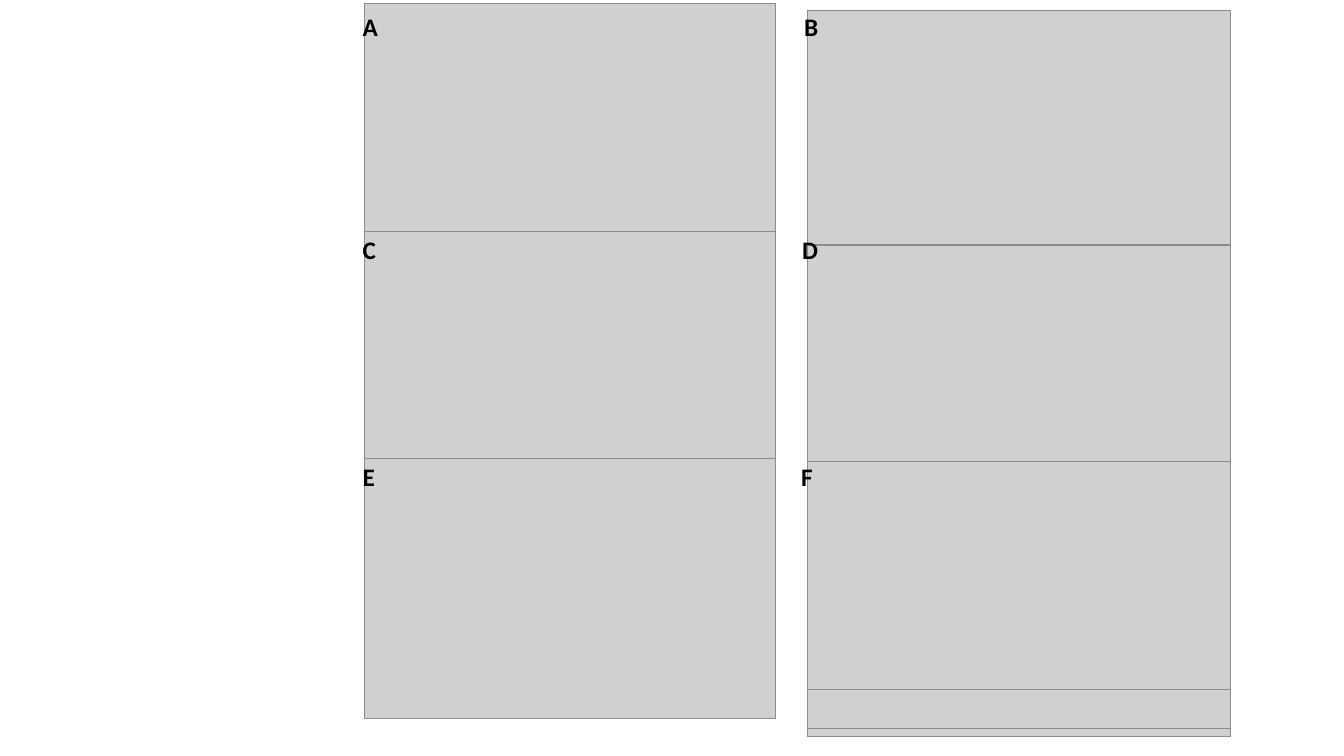
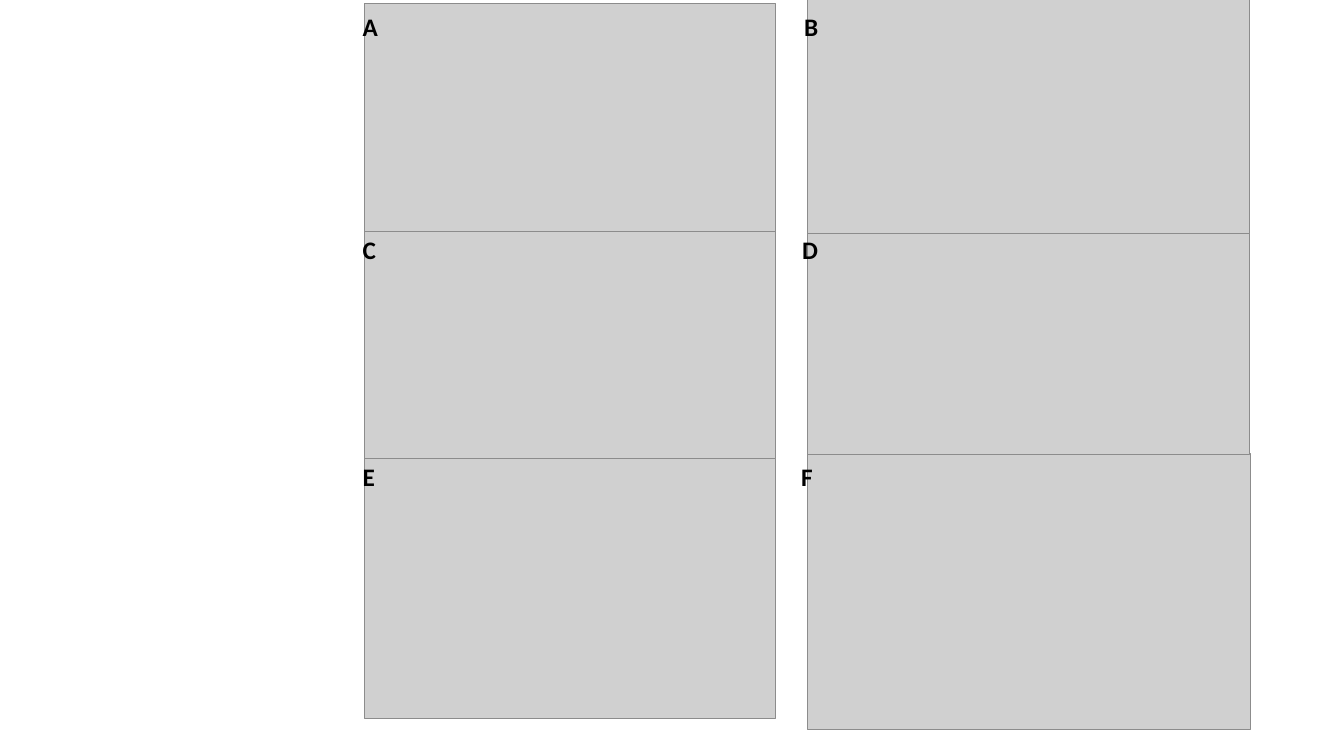
Before and after one commit to coleoguy/LCAdata, a slide deck: slide 1 of figures/fig3-hb.pptx. Drawn at 1344x756 pixels with LibreOffice and Linux fonts; fonts in the diff are those of the drawing; grey boxes stand for pictures. Boxes give left, top, right and bottom in pixels: in the first picture for what was removed or moved away, otherwise in the second. Text is boxed around its words. In the diff, an @@ line names an element or a change of style, - is before the commit and + after.

```diff
--- a/figures/fig3-hb.pptx
+++ b/figures/fig3-hb.pptx
@@ picture resized from (x1=809, y1=10, x2=1231, y2=245) to (x1=809, y1=0, x2=1250, y2=234) @@
@@ picture resized from (x1=809, y1=245, x2=1231, y2=470) to (x1=809, y1=219, x2=1250, y2=455) @@
@@ picture resized from (x1=809, y1=461, x2=1231, y2=736) to (x1=809, y1=454, x2=1251, y2=729) @@
@@ picture removed at (x1=809, y1=690, x2=1231, y2=729) @@
```
Also in this commit, not shown: 12 other files.
